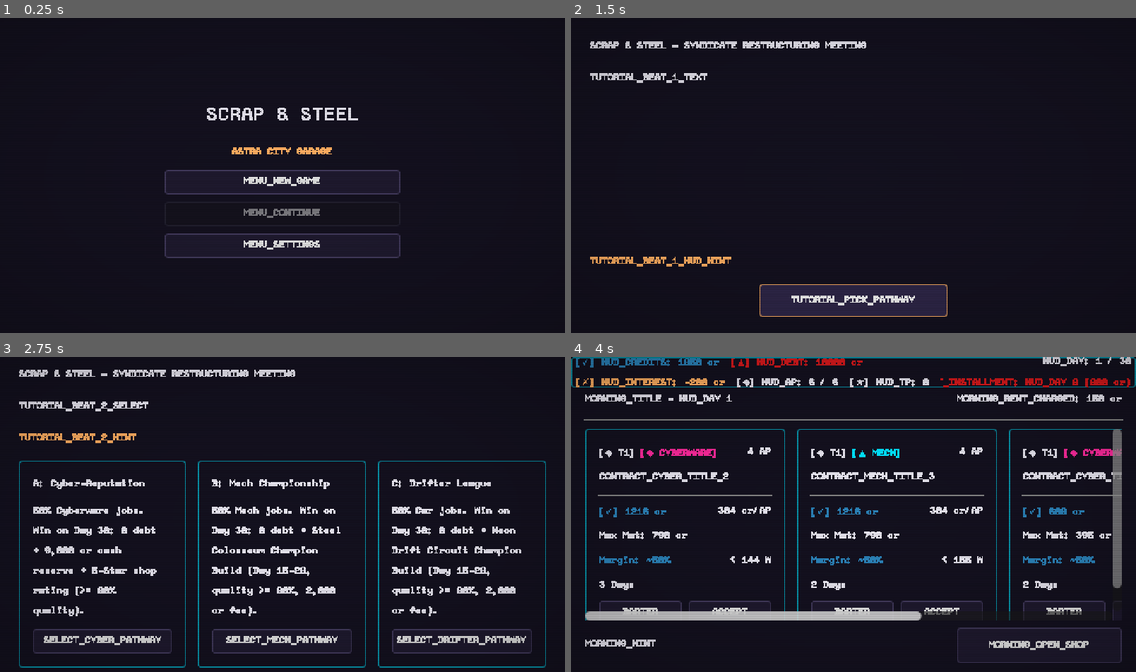
Above: before the commit, frames 1-4 (two rows, left to right).
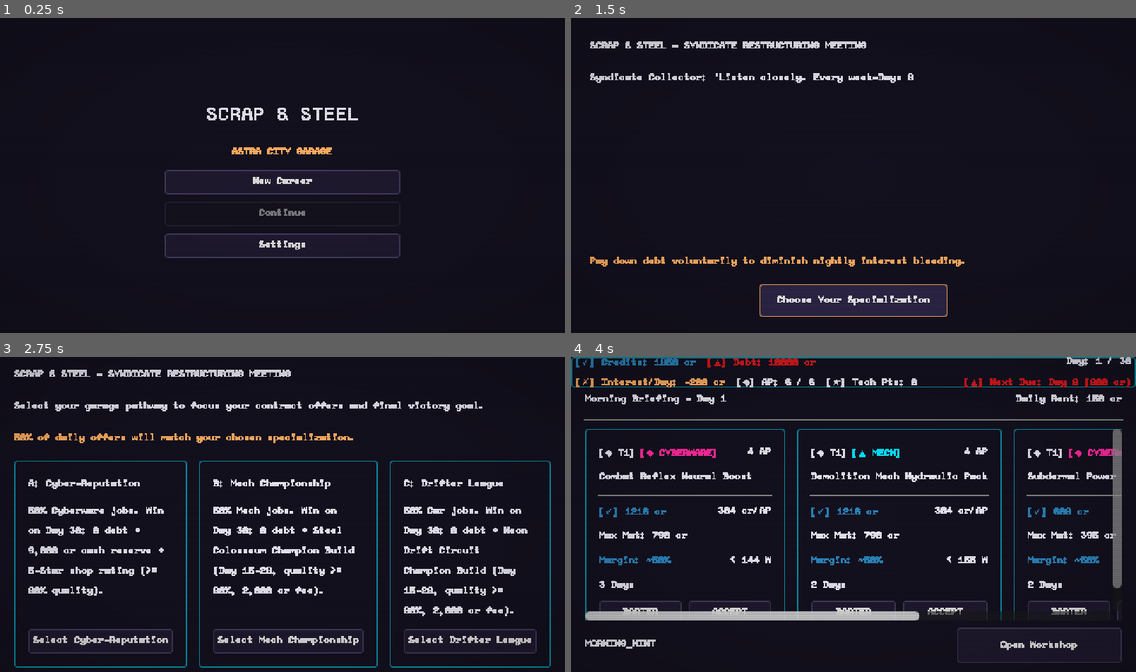
Above: after the commit, the same moments.

Repository: TakaVII/scrap-steel
Game: Godot game, scene res://Scenes/Main/main.tscn
Two runs of this game, one before a commit and one after it. Both use one fixed random seed, a clock stepped at 60 frames per second and the inputs below.
Inputs:
- Up to frame 1 (0.25 s): no input
- Up to frame 2 (1.5 s): click "MENU_NEW_GAME" (after the commit: "New Career") at 0.5 s; click "TUTORIAL_CONTINUE" (after the commit: "Proceed to Meeting") at 1.25 s
- Up to frame 3 (2.75 s): click "TUTORIAL_PICK_PATHWAY" (after the commit: "Choose Your Specialization") at 2 s
- Up to frame 4 (4 s): click "SELECT_CYBER_PATHWAY" (after the commit: "Select Cyber-Reputation") at 2.75 s; click "ACCEPT" at 3.5 s

The runs differ from the first frame. In frame 1, 0.6% of the frame differs, in the area x 43-57%, y 50-74%; in frame 2, 1.7%; in frame 3, 9.3%, in the area x 2-98%, y 4-99%; in frame 4, 4.9%.

Commit message:
phase 7 of dev plan

Diff:
--- a/Globals/debug_cheats.gd
+++ b/Globals/debug_cheats.gd
@@ -1,18 +1,14 @@
-# purpose: [v2 manual fix] Debug cheat keys (debug builds only). Adds F5 = force perfect minigame score (spec D10).
-# depends on: EconomyManager, TimeManager, GameManager, EventBus
+# purpose: [v2] Debug cheat keys available in debug builds for rapid economy, progression, and telemetry testing.
+# depends on: EconomyManager, TimeManager, GameManager, EventBus, Telemetry
 # signals emitted: none
 # signals listened to: none
-
 extends Node
-
-var force_perfect_score: bool = false
 
 func _unhandled_input(event: InputEvent) -> void:
 	if not OS.is_debug_build() and not OS.has_feature("editor"):
 		return
 	if not (event is InputEventKey) or not event.is_pressed() or event.is_echo():
 		return
-
 	var key_event: InputEventKey = event as InputEventKey
 	match key_event.keycode:
 		KEY_F1:
@@ -32,11 +28,10 @@
 		KEY_F4:
 			EconomyManager.add_tech_points(3)
 			print("CHEAT: +3 Tech Points granted. Current TP: ", EconomyManager.tech_points)
-		KEY_F5:
-			force_perfect_score = not force_perfect_score
-			print("CHEAT: force perfect minigame score = ", force_perfect_score)
 		KEY_F6:
-			print("CHEAT STATE DUMP -> Day: ", TimeManager.day, " | Credits: ", EconomyManager.credits, " | Debt: ", EconomyManager.debt, " | Strikes: ", EconomyManager.strikes, " | Interest: ", EconomyManager.interest_rate)
+			print("CHEAT STATE DUMP -> Day: ", TimeManager.day, " | Credits: ", EconomyManager.credits, " | Debt: ", EconomyManager.debt, " | Strikes: ", EconomyManager.strikes)
 		KEY_F7:
 			TimeManager.day = 27
-			print("CHEAT: day counter set to 27. The next morning is Day 28.")
+			print("CHEAT: Jumped to Day 27.")
+		KEY_F9:
+			Telemetry.print_telemetry_debug()
--- a/Globals/telemetry.gd
+++ b/Globals/telemetry.gd
@@ -1,32 +1,111 @@
-# purpose: Developer telemetry recorder logging daily economy snapshots to compare with balance_sim.py.
-# depends on: EventBus, EconomyManager, TimeManager
+# purpose: [v2] Append daily economy snapshots to user://telemetry.csv and provide web export retrieval inspection.
+# depends on: EventBus, EconomyManager, TimeManager, CommissionManager
 # signals emitted: none
-# signals listened to: EventBus.night_summary_ready
-
+# signals listened to: EventBus.night_summary_ready, EventBus.commission_delivered, EventBus.day_started
 extends Node
 
-var log_records: Array[Dictionary] = []
+const TELEMETRY_PATH: String = "user://telemetry.csv"
+const CSV_HEADER: String = "day,credits,debt,revenue,materials,fines,rent,interest,ap_used,avg_score,jobs_delivered\n"
+
+var _jobs_delivered_today: int = 0
+var _quality_scores_today: Array[float] = []
 
 func _ready() -> void:
 	EventBus.night_summary_ready.connect(_on_night_summary_ready)
+	EventBus.commission_delivered.connect(_on_commission_delivered)
+	EventBus.day_started.connect(_on_day_started)
+	_ensure_csv_file()
+
+func _ensure_csv_file() -> void:
+	if not FileAccess.file_exists(TELEMETRY_PATH):
+		var file: FileAccess = FileAccess.open(TELEMETRY_PATH, FileAccess.WRITE)
+		if file:
+			file.store_string(CSV_HEADER)
+			file.flush()
+			file.close()
+
+func _on_day_started(_day: int) -> void:
+	_jobs_delivered_today = 0
+	_quality_scores_today.clear()
+
+func _on_commission_delivered(_commission: Resource, quality: float, _payout: int) -> void:
+	_jobs_delivered_today += 1
+	_quality_scores_today.append(quality)
 
 func _on_night_summary_ready(summary: Dictionary) -> void:
-	var entry: Dictionary = {
-		"day": summary.get("day", 0),
-		"credits": summary.get("credits", 0),
-		"debt": summary.get("debt", 0),
-		"revenue": summary.get("revenue", 0),
-		"materials": summary.get("materials", 0),
-		"rent": summary.get("rent", 0),
-		"interest": summary.get("interest", 0),
-		"net_profit": summary.get("revenue", 0) - summary.get("materials", 0) - summary.get("rent", 0) - summary.get("interest", 0)
-	}
-	log_records.append(entry)
+	var day: int = summary.get("day", TimeManager.day)
+	var credits: int = summary.get("credits", EconomyManager.credits)
+	var debt: int = summary.get("debt", EconomyManager.debt)
+	var revenue: int = summary.get("revenue", 0)
+	var materials: int = summary.get("materials", 0)
+	var fines: int = summary.get("fines", 0)
+	var rent: int = summary.get("rent", 0)
+	var interest: int = summary.get("interest", 0)
+	var ap_used: int = maxi(0, TimeManager.ap_max - TimeManager.ap)
 
-func export_csv() -> String:
-	var lines: Array[String] = ["day,credits,debt,revenue,materials,rent,interest,net_profit"]
-	for r in log_records:
-		lines.append("%d,%d,%d,%d,%d,%d,%d,%d" % [
-			r["day"], r["credits"], r["debt"], r["revenue"], r["materials"], r["rent"], r["interest"], r["net_profit"]
-		])
-	return "\n".join(lines)
+	var avg_score: float = 0.0
+	if not _quality_scores_today.is_empty():
+		var total_q: float = 0.0
+		for q in _quality_scores_today:
+			total_q += q
+		avg_score = total_q / _quality_scores_today.size()
+	else:
+		avg_score = CommissionManager.shop_rating()
+
+	var jobs_delivered: int = _jobs_delivered_today
+
+	_append_row(day, credits, debt, revenue, materials, fines, rent, interest, ap_used, avg_score, jobs_delivered)
+
+func _append_row(day: int, credits: int, debt: int, revenue: int, materials: int, fines: int, rent: int, interest: int, ap_used: int, avg_score: float, jobs_delivered: int) -> void:
+	var file: FileAccess
+	if FileAccess.file_exists(TELEMETRY_PATH):
+		file = FileAccess.open(TELEMETRY_PATH, FileAccess.READ_WRITE)
+		if file:
+			file.seek_end()
+	else:
+		file = FileAccess.open(TELEMETRY_PATH, FileAccess.WRITE)
+		if file:
+			file.store_string(CSV_HEADER)
+
+	if file:
+		var line: String = "%d,%d,%d,%d,%d,%d,%d,%d,%d,%.2f,%d\n" % [
+			day, credits, debt, revenue, materials, fines, rent, interest, ap_used, avg_score, jobs_delivered
+		]
+		file.store_string(line)
+		file.flush()
+		file.close()
+
+func _unhandled_input(event: InputEvent) -> void:
+	if not OS.is_debug_build() and not OS.has_feature("editor"):
+		return
+	if event is InputEventKey and event.is_pressed() and not event.is_echo():
+		var key_event: InputEventKey = event as InputEventKey
+		if key_event.keycode == KEY_F9:
+			print_telemetry_debug()
+
+func print_telemetry_debug() -> void:
+	var global_path: String = ProjectSettings.globalize_path(TELEMETRY_PATH)
+	var size_bytes: int = _get_csv_size()
+	print("==================================================")
+	print("[TELEMETRY RECORDER] Daily Economy Telemetry Status")
+	print("Local File Path: ", global_path)
+	print("Engine Virtual Path: ", TELEMETRY_PATH)
+	print("Current CSV File Size: ", size_bytes, " bytes")
+	print("Columns: day,credits,debt,revenue,materials,fines,rent,interest,ap_used,avg_score,jobs_delivered")
+	print("--- HOW TO RETRIEVE TELEMETRY IN WEB BUILDS ---")
+	print("1. In Godot HTML5 / Web exports, user:// is mapped to Emscripten IDBFS at '/userfs'.")
+	print("2. Open Browser DevTools (F12) -> Application/Storage Tab -> IndexedDB -> '/userfs'.")
+	print("3. Or run directly in DevTools JavaScript Console:")
+	print("   FS.readFile('/userfs/telemetry.csv', { encoding: 'utf8' })")
+	print("4. To copy into clipboard via JavaScript console:")
+	print("   copy(FS.readFile('/userfs/telemetry.csv', { encoding: 'utf8' }))")
+	print("==================================================")
+
+func _get_csv_size() -> int:
+	if FileAccess.file_exists(TELEMETRY_PATH):
+		var f: FileAccess = FileAccess.open(TELEMETRY_PATH, FileAccess.READ)
+		if f:
+			var len_bytes: int = f.get_length()
+			f.close()
+			return len_bytes
+	return 0
--- a/Scenes/Minigames/forge.tscn
+++ b/Scenes/Minigames/forge.tscn
@@ -1,8 +1,8 @@
-[gd_scene load_steps=2 format=3]
+[gd_scene format=3 uid="uid://2ibkhsba2gys"]
 
-[ext_resource type="Script" path="res://Scripts/Minigames/forge.gd" id="1_forge"]
+[ext_resource type="Script" uid="uid://cpj8x78qw3h2w" path="res://Scripts/Minigames/forge.gd" id="1_forge"]
 
-[node name="Forge" type="Control"]
+[node name="Forge" type="Control" unique_id=67630863]
 layout_mode = 3
 anchors_preset = 15
 anchor_right = 1.0
@@ -11,7 +11,7 @@
 grow_vertical = 2
 script = ExtResource("1_forge")
 
-[node name="ColorRectBackdrop" type="ColorRect" parent="."]
+[node name="ColorRectBackdrop" type="ColorRect" parent="." unique_id=1872881510]
 layout_mode = 1
 anchors_preset = 15
 anchor_right = 1.0
@@ -20,7 +20,7 @@
 grow_vertical = 2
 color = Color(0.0784314, 0.0666667, 0.121569, 0.95)
 
-[node name="CenterContainer" type="CenterContainer" parent="."]
+[node name="CenterContainer" type="CenterContainer" parent="." unique_id=326098837]
 layout_mode = 1
 anchors_preset = 15
 anchor_right = 1.0
@@ -28,48 +28,48 @@
 grow_horizontal = 2
 grow_vertical = 2
 
-[node name="MainPanel" type="PanelContainer" parent="CenterContainer"]
+[node name="MainPanel" type="PanelContainer" parent="CenterContainer" unique_id=1876504017]
 custom_minimum_size = Vector2(420, 220)
 layout_mode = 2
 
-[node name="MarginContainer" type="MarginContainer" parent="CenterContainer/MainPanel"]
+[node name="MarginContainer" type="MarginContainer" parent="CenterContainer/MainPanel" unique_id=1055698446]
 layout_mode = 2
 theme_override_constants/margin_left = 16
 theme_override_constants/margin_top = 12
 theme_override_constants/margin_right = 16
 theme_override_constants/margin_bottom = 12
 
-[node name="VBoxContainer" type="VBoxContainer" parent="CenterContainer/MainPanel/MarginContainer"]
+[node name="VBoxContainer" type="VBoxContainer" parent="CenterContainer/MainPanel/MarginContainer" unique_id=2043441030]
 layout_mode = 2
 theme_override_constants/separation = 10
 
-[node name="HBoxHeader" type="HBoxContainer" parent="CenterContainer/MainPanel/MarginContainer/VBoxContainer"]
+[node name="HBoxHeader" type="HBoxContainer" parent="CenterContainer/MainPanel/MarginContainer/VBoxContainer" unique_id=19457833]
 layout_mode = 2
 
-[node name="TitleLabel" type="Label" parent="CenterContainer/MainPanel/MarginContainer/VBoxContainer/HBoxHeader"]
+[node name="TitleLabel" type="Label" parent="CenterContainer/MainPanel/MarginContainer/VBoxContainer/HBoxHeader" unique_id=529355817]
 layout_mode = 2
 text = "MINIGAME_FORGE_TITLE"
 
-[node name="Spacer" type="Control" parent="CenterContainer/MainPanel/MarginContainer/VBoxContainer/HBoxHeader"]
+[node name="Spacer" type="Control" parent="CenterContainer/MainPanel/MarginContainer/VBoxContainer/HBoxHeader" unique_id=1286660226]
 layout_mode = 2
 size_flags_horizontal = 3
 
-[node name="StrikeCountLabel" type="Label" parent="CenterContainer/MainPanel/MarginContainer/VBoxContainer/HBoxHeader"]
+[node name="StrikeCountLabel" type="Label" parent="CenterContainer/MainPanel/MarginContainer/VBoxContainer/HBoxHeader" unique_id=1565061684]
 unique_name_in_owner = true
 layout_mode = 2
 text = "Strike 1 / 5"
 
-[node name="InstructLabel" type="Label" parent="CenterContainer/MainPanel/MarginContainer/VBoxContainer"]
+[node name="InstructLabel" type="Label" parent="CenterContainer/MainPanel/MarginContainer/VBoxContainer" unique_id=636303311]
 layout_mode = 2
 text = "MINIGAME_FORGE_INSTRUCT"
 horizontal_alignment = 1
 
-[node name="StrikeBarPanel" type="Control" parent="CenterContainer/MainPanel/MarginContainer/VBoxContainer"]
+[node name="StrikeBarPanel" type="Control" parent="CenterContainer/MainPanel/MarginContainer/VBoxContainer" unique_id=1966743832]
 unique_name_in_owner = true
 custom_minimum_size = Vector2(360, 48)
 layout_mode = 2
 
-[node name="BarBackground" type="ColorRect" parent="CenterContainer/MainPanel/MarginContainer/VBoxContainer/StrikeBarPanel"]
+[node name="BarBackground" type="ColorRect" parent="CenterContainer/MainPanel/MarginContainer/VBoxContainer/StrikeBarPanel" unique_id=780459729]
 layout_mode = 1
 anchors_preset = 15
 anchor_right = 1.0
@@ -78,7 +78,7 @@
 grow_vertical = 2
 color = Color(0.12, 0.1, 0.18, 1)
 
-[node name="SweetSpotPanel" type="Panel" parent="CenterContainer/MainPanel/MarginContainer/VBoxContainer/StrikeBarPanel"]
+[node name="SweetSpotPanel" type="Panel" parent="CenterContainer/MainPanel/MarginContainer/VBoxContainer/StrikeBarPanel" unique_id=1163110653]
 unique_name_in_owner = true
 custom_minimum_size = Vector2(60, 48)
 layout_mode = 1
@@ -87,7 +87,7 @@
 offset_right = 60.0
 grow_vertical = 2
 
-[node name="CursorPanel" type="Panel" parent="CenterContainer/MainPanel/MarginContainer/VBoxContainer/StrikeBarPanel"]
+[node name="CursorPanel" type="Panel" parent="CenterContainer/MainPanel/MarginContainer/VBoxContainer/StrikeBarPanel" unique_id=1106173103]
 unique_name_in_owner = true
 custom_minimum_size = Vector2(8, 48)
 layout_mode = 1
@@ -96,40 +96,39 @@
 offset_right = 8.0
 grow_vertical = 2
 
-[node name="FeedbackLabel" type="Label" parent="CenterContainer/MainPanel/MarginContainer/VBoxContainer"]
+[node name="FeedbackLabel" type="Label" parent="CenterContainer/MainPanel/MarginContainer/VBoxContainer" unique_id=1617160863]
 unique_name_in_owner = true
 custom_minimum_size = Vector2(0, 20)
 layout_mode = 2
-text = ""
 horizontal_alignment = 1
 
-[node name="PipsContainer" type="HBoxContainer" parent="CenterContainer/MainPanel/MarginContainer/VBoxContainer"]
+[node name="PipsContainer" type="HBoxContainer" parent="CenterContainer/MainPanel/MarginContainer/VBoxContainer" unique_id=1171446607]
 unique_name_in_owner = true
 layout_mode = 2
+theme_override_constants/separation = 8
 alignment = 1
-theme_override_constants/separation = 8
 
-[node name="Pip1" type="ColorRect" parent="CenterContainer/MainPanel/MarginContainer/VBoxContainer/PipsContainer"]
+[node name="Pip1" type="ColorRect" parent="CenterContainer/MainPanel/MarginContainer/VBoxContainer/PipsContainer" unique_id=1995841609]
 custom_minimum_size = Vector2(24, 6)
 layout_mode = 2
 color = Color(0.3, 0.3, 0.35, 1)
 
-[node name="Pip2" type="ColorRect" parent="CenterContainer/MainPanel/MarginContainer/VBoxContainer/PipsContainer"]
+[node name="Pip2" type="ColorRect" parent="CenterContainer/MainPanel/MarginContainer/VBoxContainer/PipsContainer" unique_id=544632636]
 custom_minimum_size = Vector2(24, 6)
 layout_mode = 2
 color = Color(0.3, 0.3, 0.35, 1)
 
-[node name="Pip3" type="ColorRect" parent="CenterContainer/MainPanel/MarginContainer/VBoxContainer/PipsContainer"]
+[node name="Pip3" type="ColorRect" parent="CenterContainer/MainPanel/MarginContainer/VBoxContainer/PipsContainer" unique_id=1369068538]
 custom_minimum_size = Vector2(24, 6)
 layout_mode = 2
 color = Color(0.3, 0.3, 0.35, 1)
 
-[node name="Pip4" type="ColorRect" parent="CenterContainer/MainPanel/MarginContainer/VBoxContainer/PipsContainer"]
+[node name="Pip4" type="ColorRect" parent="CenterContainer/MainPanel/MarginContainer/VBoxContainer/PipsContainer" unique_id=1595483808]
 custom_minimum_size = Vector2(24, 6)
 layout_mode = 2
 color = Color(0.3, 0.3, 0.35, 1)
 
-[node name="Pip5" type="ColorRect" parent="CenterContainer/MainPanel/MarginContainer/VBoxContainer/PipsContainer"]
+[node name="Pip5" type="ColorRect" parent="CenterContainer/MainPanel/MarginContainer/VBoxContainer/PipsContainer" unique_id=1616732238]
 custom_minimum_size = Vector2(24, 6)
 layout_mode = 2
 color = Color(0.3, 0.3, 0.35, 1)
--- a/project.godot
+++ b/project.godot
@@ -88,6 +88,7 @@
 
 [internationalization]
 
+locale/translations=PackedStringArray("res://Data/translations.ar.translation", "res://Data/translations.en.translation", "res://Data/translations.es.translation")
 locale/include_text_server_data=true
 
 [physics]
Not shown, added: Docs/itch_submission_checklist.md
Not shown, added: Docs/known_limitations_and_cut_lines.md
Not shown, added: Docs/playtest_sheet.md
Not shown, added: Docs/web_export_checklist.md
